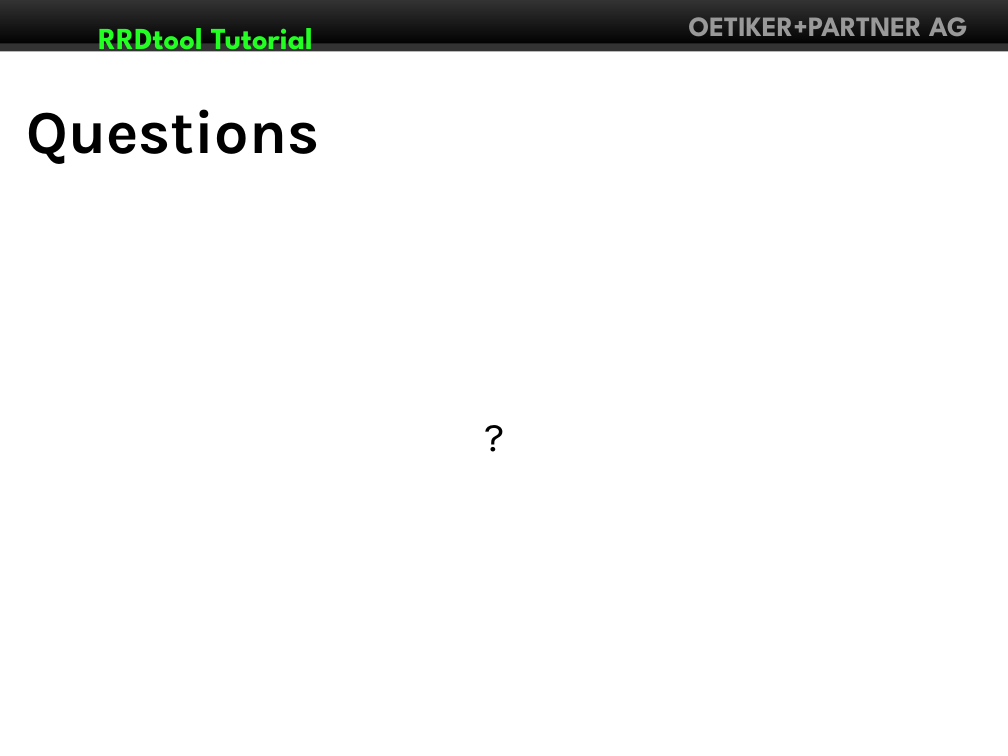
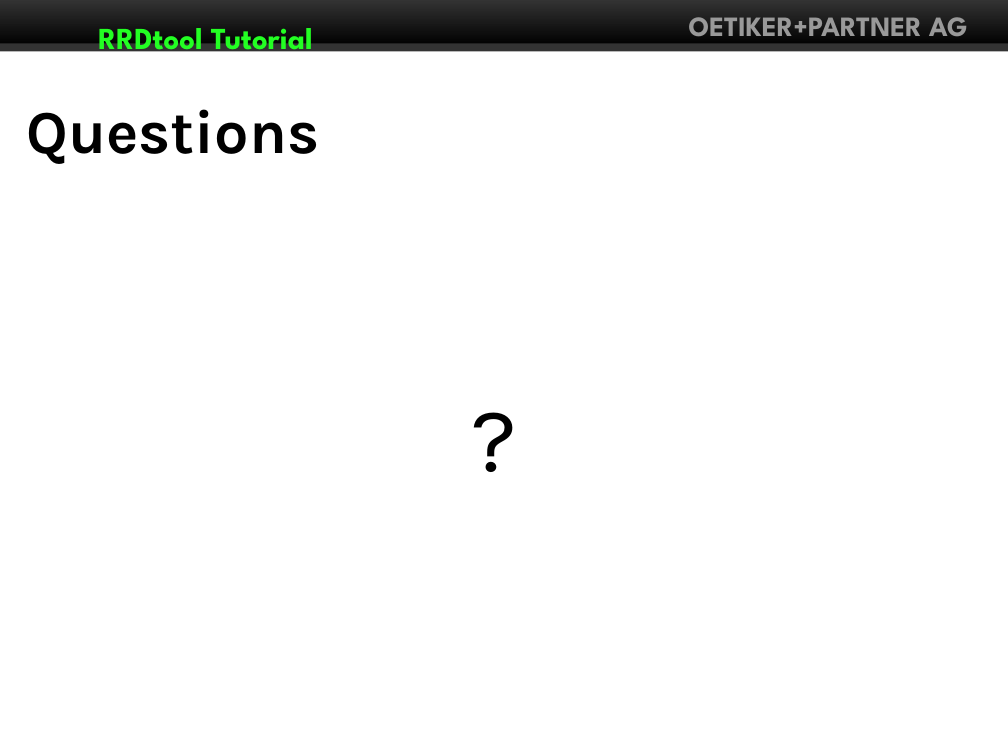
Before and after one commit to Distrotech/rrdtool, a slide deck: slide 45 of tutorial/linuxforum2007/rrdtutorial.odp. Drawn at 1008x756 pixels with LibreOffice and Linux fonts; fonts in the diff are those of the drawing. Boxes give left, top, right and bottom in pixels: in the first picture for what was removed or moved away, otherwise in the second. Text is boxed around its words. In the diff, an @@ line names an element or a change of style, - is before the commit and + after.

```diff
--- a/tutorial/linuxforum2007/rrdtutorial.odp
+++ b/tutorial/linuxforum2007/rrdtutorial.odp
@@ subtitle "?" at box(31, 201, 959, 670): size 32 to 72 pt @@
```
Also in this commit, not shown: 5 other slides changed, 1 slide added, 1 slide removed, 2 other files.
